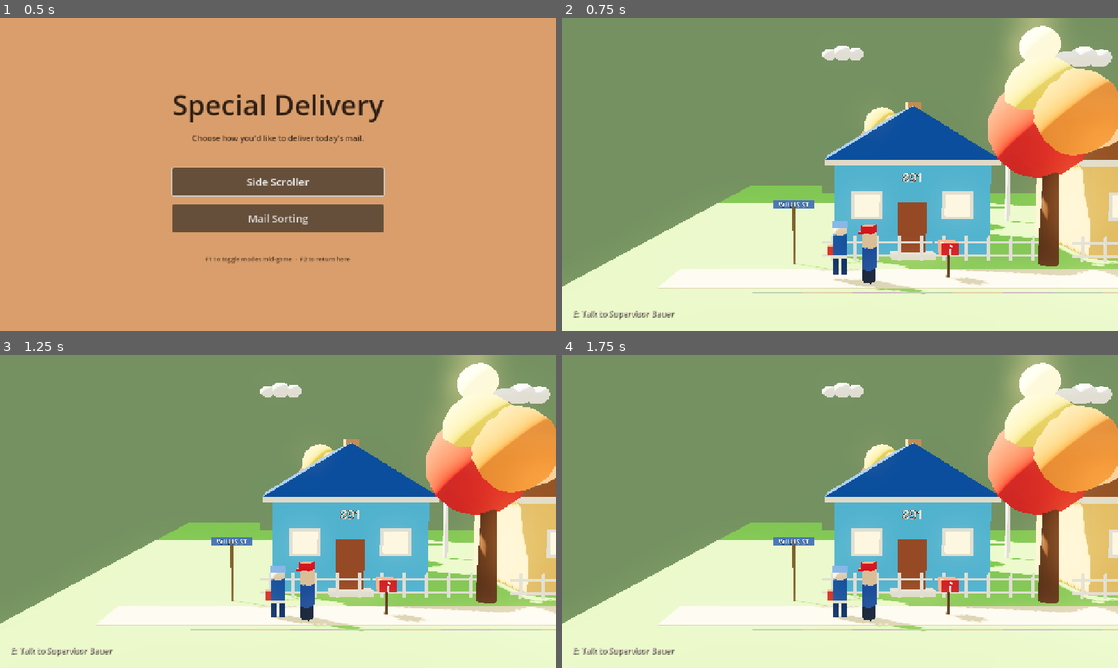
Above: before the commit, frames 1-4 (two rows, left to right).
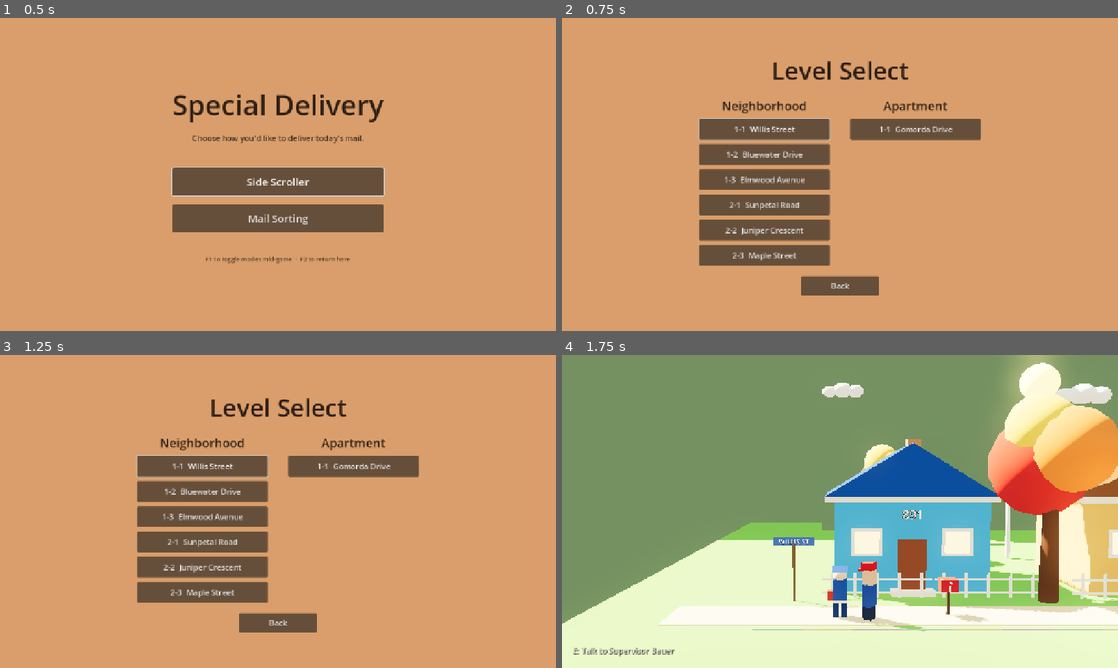
Above: after the commit, the same moments.

Repository: mariam-arab/Mailman
Game: Godot game, scene res://scenes/ui/start_screen.tscn
Two runs of this game, one before a commit and one after it. Both use one fixed random seed, a clock stepped at 60 frames per second and the inputs below.
Inputs (mouse positions are in pixels of both pictures, inside the frame that each line leads up to):
- Up to frame 1 (0.5 s): no input
- Up to frame 2 (0.75 s): click "Side Scroller" at 0.5 s
- Up to frame 3 (1.25 s): no input
- Up to frame 4 (1.75 s): click (762, 467) at 1.25 s, where only the run after the commit has a clickable "1-1 Willis Street"

Frame 1 is identical in both runs. In frame 2, 100% of the frame differs, in the area x 0-100%, y 0-100%; in frame 3, 100%; in frame 4, nothing differs.

Commit message:
add level selector with two worlds
The Side Scroller button on the start screen now opens a level selector
listing Neighborhood (six levels) and Apartment (one level) side by side,
with a Back button to return to the start screen. The empty 01_01 stub
is intentionally omitted from the list.

Diff:
--- /dev/null
+++ b/scenes/ui/level_select.tscn
@@ -0,0 +1,56 @@
+[gd_scene format=3 uid="uid://bubjwhbbux1dg"]
+
+[ext_resource type="Script" path="res://scripts/ui/level_select.gd" id="1_select"]
+
+[node name="LevelSelect" type="Control"]
+layout_mode = 3
+anchors_preset = 15
+anchor_right = 1.0
+anchor_bottom = 1.0
+grow_horizontal = 2
+grow_vertical = 2
+script = ExtResource("1_select")
+
+[node name="Background" type="ColorRect" parent="."]
+layout_mode = 1
+anchors_preset = 15
+anchor_right = 1.0
+anchor_bottom = 1.0
+grow_horizontal = 2
+grow_vertical = 2
+color = Color(0.85, 0.62, 0.42, 1)
+
+[node name="Center" type="CenterContainer" parent="."]
+layout_mode = 1
+anchors_preset = 15
+anchor_right = 1.0
+anchor_bottom = 1.0
+grow_horizontal = 2
+grow_vertical = 2
+
+[node name="VBox" type="VBoxContainer" parent="Center"]
+layout_mode = 2
+theme_override_constants/separation = 24
+
+[node name="Title" type="Label" parent="Center/VBox"]
+layout_mode = 2
+text = "Level Select"
+horizontal_alignment = 1
+theme_override_colors/font_color = Color(0.18, 0.12, 0.08, 1)
+theme_override_font_sizes/font_size = 56
+
+[node name="WorldsRow" type="HBoxContainer" parent="Center/VBox"]
+unique_name_in_owner = true
+layout_mode = 2
+alignment = 1
+theme_override_constants/separation = 48
+
+[node name="ButtonRow" type="CenterContainer" parent="Center/VBox"]
+layout_mode = 2
+
+[node name="BackButton" type="Button" parent="Center/VBox/ButtonRow"]
+unique_name_in_owner = true
+custom_minimum_size = Vector2(180, 44)
+layout_mode = 2
+text = "Back"
+theme_override_font_sizes/font_size = 18
--- a/scripts/sorting/sorting_mode.gd
+++ b/scripts/sorting/sorting_mode.gd
@@ -14,6 +14,9 @@
 
 ## Title screen — the project's main_scene.
 const START_SCREEN_SCENE := "res://scenes/ui/start_screen.tscn"
+
+## Level selector for the side-scroller mode (lists the two worlds).
+const LEVEL_SELECT_SCENE := "res://scenes/ui/level_select.tscn"
 
 ## Existing 3D entry point — the prior project.godot run/main_scene.
 const SIDE_SCROLLER_ENTRY := "res://scenes/levels/neighborhood/neighborhood_00_01/neighborhood_00_01.tscn"
--- /dev/null
+++ b/scripts/ui/level_select.gd
@@ -0,0 +1,72 @@
+extends Control
+## Level selector for the side-scroller mode. Two worlds — Neighborhood and
+## Apartment — each list their levels as buttons. Routes back to the start
+## screen via the Back button.
+##
+## Levels are listed inline rather than scanned from disk so an empty stub
+## scene (e.g. neighborhood_01_01) doesn't show up as a broken option.
+
+const WORLDS := [
+	{
+		"name": "Neighborhood",
+		"levels": [
+			{ "label": "1-1  Willis Street",    "path": "res://scenes/levels/neighborhood/neighborhood_00_01/neighborhood_00_01.tscn" },
+			{ "label": "1-2  Bluewater Drive",  "path": "res://scenes/levels/neighborhood/neighborhood_00_02/neighborhood_00_02.tscn" },
+			{ "label": "1-3  Elmwood Avenue",   "path": "res://scenes/levels/neighborhood/neighborhood_00_03/neighborhood_00_03.tscn" },
+			{ "label": "2-1  Sunpetal Road",    "path": "res://scenes/levels/neighborhood/neighborhood_01_02/neighborhood_01_02.tscn" },
+			{ "label": "2-2  Juniper Crescent", "path": "res://scenes/levels/neighborhood/neighborhood_01_03/neighborhood_01_03.tscn" },
+			{ "label": "2-3  Maple Street",     "path": "res://scenes/levels/neighborhood/neighborhood_01_04/neighborhood_01_04.tscn" },
+		],
+	},
+	{
+		"name": "Apartment",
+		"levels": [
+			{ "label": "1-1  Gomorda Drive",    "path": "res://scenes/levels/apartment/apartment_01/apartment_01.tscn" },
+		],
+	},
+]
+
+
+func _ready() -> void:
+	Input.mouse_mode = Input.MOUSE_MODE_VISIBLE
+	%BackButton.pressed.connect(_on_back_pressed)
+	_populate()
+
+
+func _populate() -> void:
+	var first_button: Button = null
+	for world in WORLDS:
+		var col := VBoxContainer.new()
+		col.add_theme_constant_override("separation", 10)
+		col.size_flags_vertical = Control.SIZE_SHRINK_BEGIN
+
+		var header := Label.new()
+		header.text = world["name"]
+		header.horizontal_alignment = HORIZONTAL_ALIGNMENT_CENTER
+		header.add_theme_font_size_override("font_size", 28)
+		header.add_theme_color_override("font_color", Color(0.18, 0.12, 0.08))
+		col.add_child(header)
+
+		for level in world["levels"]:
+			var btn := Button.new()
+			btn.text = level["label"]
+			btn.custom_minimum_size = Vector2(300, 48)
+			btn.add_theme_font_size_override("font_size", 18)
+			var path: String = level["path"]
+			btn.pressed.connect(func(): _on_level_pressed(path))
+			col.add_child(btn)
+			if first_button == null:
+				first_button = btn
+
+		%WorldsRow.add_child(col)
+
+	if first_button:
+		first_button.grab_focus()
+
+
+func _on_level_pressed(path: String) -> void:
+	get_tree().change_scene_to_file(path)
+
+
+func _on_back_pressed() -> void:
+	get_tree().change_scene_to_file(SortingMode.START_SCREEN_SCENE)
--- a/scripts/ui/start_screen.gd
+++ b/scripts/ui/start_screen.gd
@@ -11,7 +11,7 @@
 
 
 func _on_side_scroller_pressed() -> void:
-	get_tree().change_scene_to_file(SortingMode.SIDE_SCROLLER_ENTRY)
+	get_tree().change_scene_to_file(SortingMode.LEVEL_SELECT_SCENE)
 
 
 func _on_sorting_pressed() -> void:
Not shown, added: scripts/ui/level_select.gd.uid
